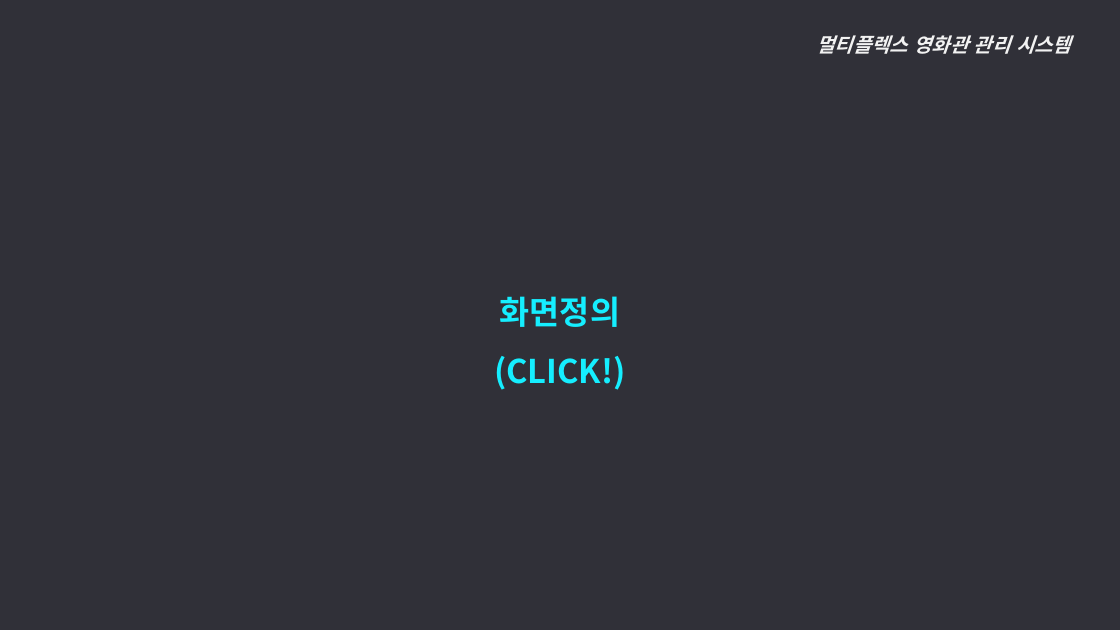
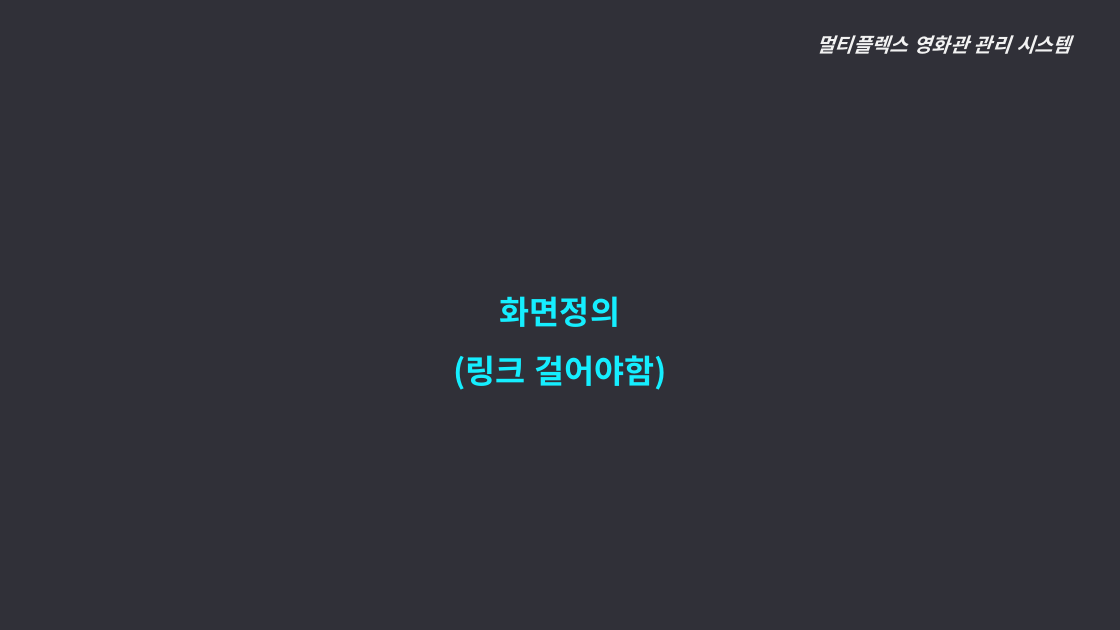
Before and after one commit to ywc-412/MultiplexTeamProject, a slide deck: slide 54 of 개발문서/2조 개요, 요구사항, 메뉴구조도.pptx (slide 51 before the commit). Drawn at 1120x630 pixels with LibreOffice and Linux fonts; fonts in the diff are those of the drawing. Boxes give left, top, right and bottom in pixels: in the first picture for what was removed or moved away, otherwise in the second. Text is boxed around its words. In the diff, an @@ line names an element or a change of style, - is before the commit and + after.

```diff
--- a/개발문서/2조 개요, 요구사항, 메뉴구조도.pptx
+++ b/개발문서/2조 개요, 요구사항, 메뉴구조도.pptx
@@ text at (x1=453, y1=355, x2=667, y2=390): text changed @@
-(CLICK!)
+(링크 걸어야함)
```
Also in this commit, not shown: 3 slides added, 3 other files.
